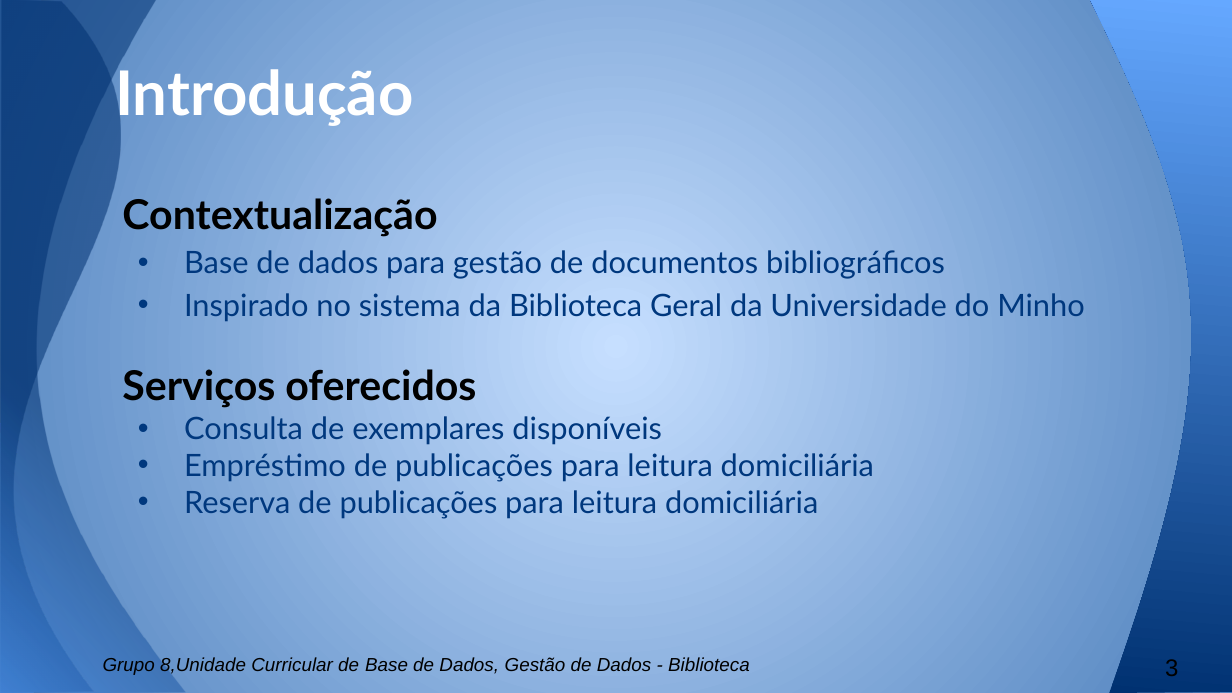
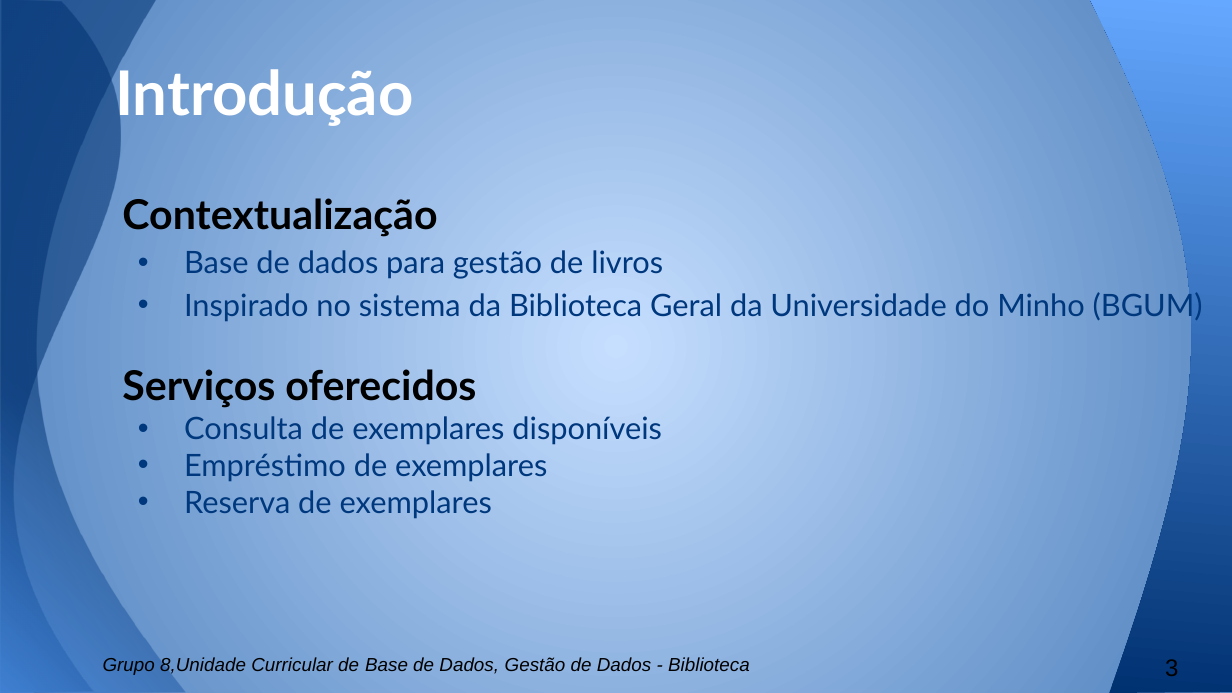
Before and after one commit to b-p3r/BD-1516, a slide deck: slide 3 of Apresentacao/Apresentacao-andre.pptx. Drawn at 1232x693 pixels with LibreOffice and Linux fonts; fonts in the diff are those of the drawing. Boxes give left, top, right and bottom in pixels: in the first picture for what was removed or moved away, otherwise in the second. Text is boxed around its words. In the diff, an @@ line names an element or a change of style, - is before the commit and + after.

```diff
--- a/Apresentacao/Apresentacao-andre.pptx
+++ b/Apresentacao/Apresentacao-andre.pptx
@@ text at (184, 250, 1203, 322): text changed @@
-• Base de dados para gestão de documentos bibliográficos
-• Inspirado no sistema da Biblioteca Geral da Universidade do Minho
+• Base de dados para gestão de livros
+• Inspirado no sistema da Biblioteca Geral da Universidade do Minho (BGUM)
@@ text at (184, 453, 547, 519): text changed @@
-• Empréstimo de publicações para leitura domiciliária
-• Reserva de publicações para leitura domiciliária
+• Empréstimo de exemplares
+• Reserva de exemplares
```
Also in this commit, not shown: 6 other slides changed, 1 other file.
